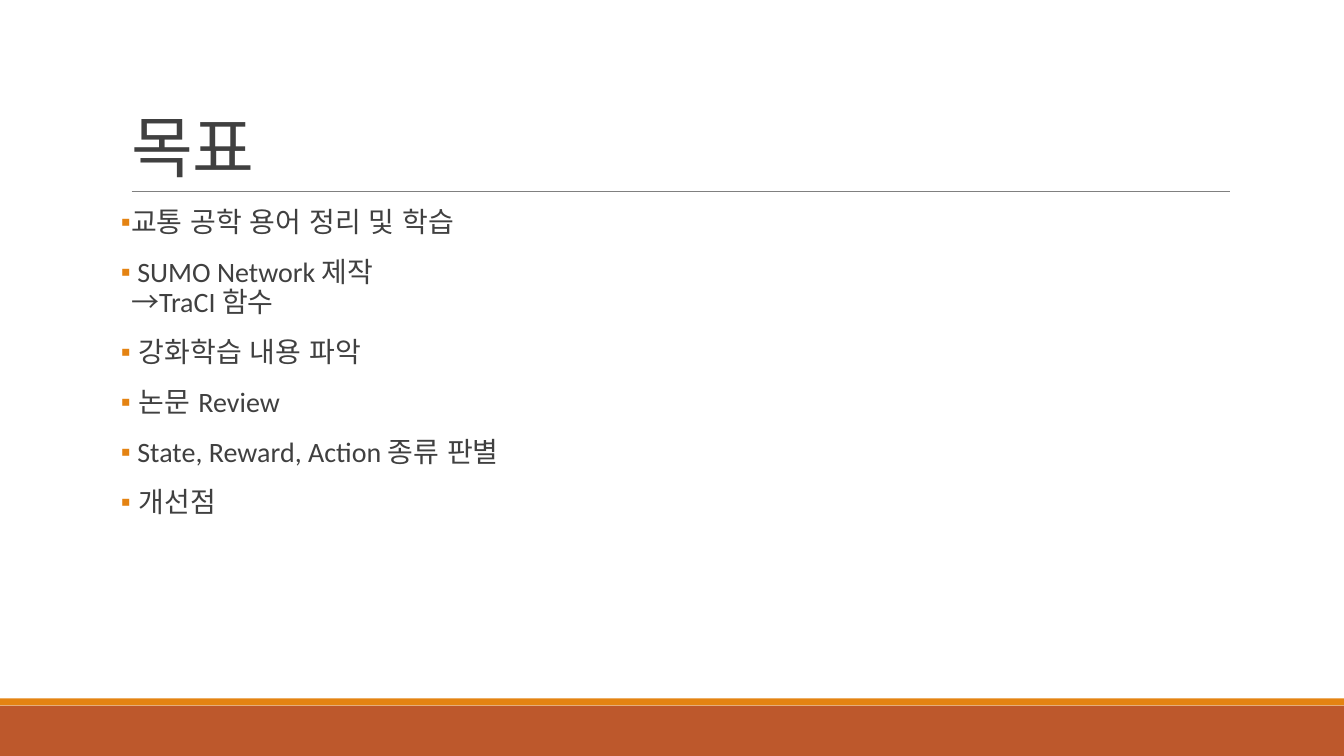
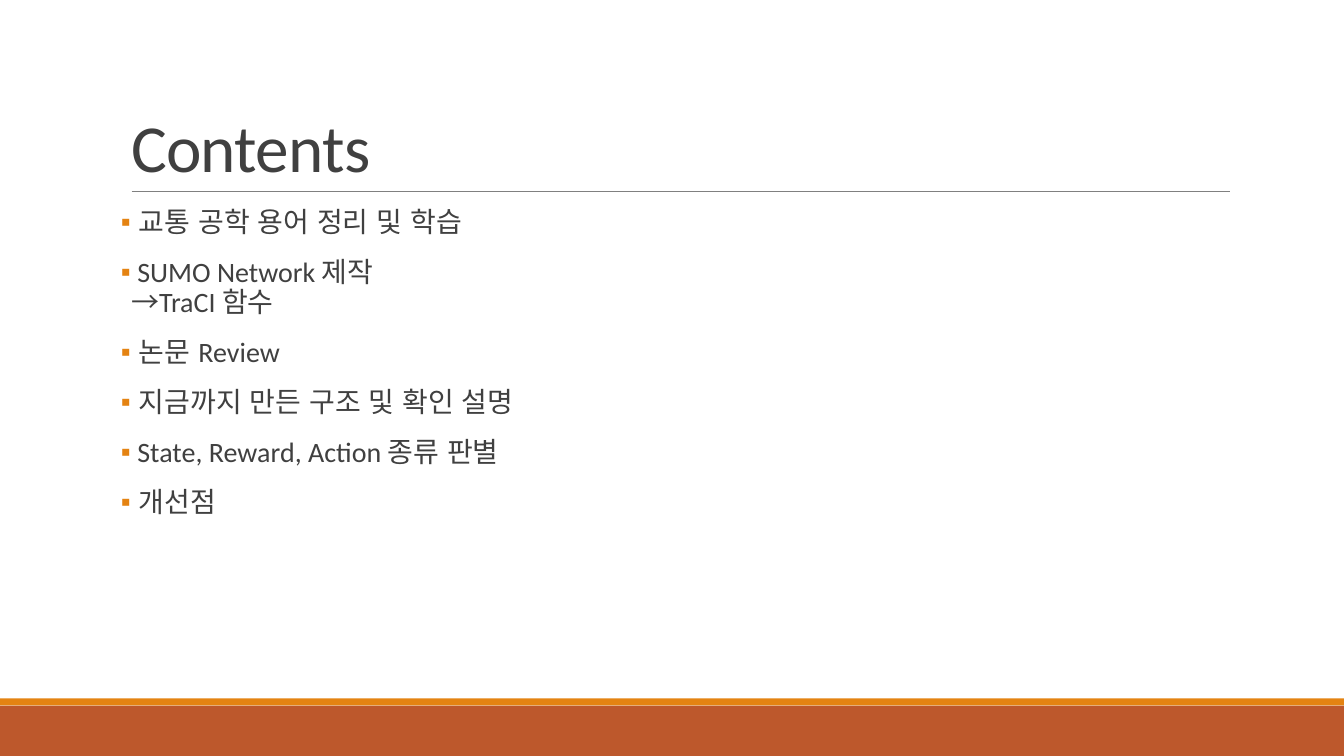
Before and after one commit to 3neutronstar/traffic-optimization_RL, a slide deck: slide 2 of 1st_Seminar(강민수).pptx. Drawn at 1344x756 pixels with LibreOffice and Linux fonts; fonts in the diff are those of the drawing. Boxes give left, top, right and bottom in pixels: in the first picture for what was removed or moved away, otherwise in the second. Text is boxed around its words. In the diff, an @@ line names an element or a change of style, - is before the commit and + after.

```diff
--- a/1st_Seminar(강민수).pptx
+++ b/1st_Seminar(강민수).pptx
@@ title at (x1=131, y1=128, x2=371, y2=173): text changed @@
-목표
+Contents
@@ text at (x1=139, y1=338, x2=361, y2=365): paragraph removed @@
-▪ 강화학습 내용 파악
@@ text at (x1=139, y1=388, x2=514, y2=415): paragraph added @@
+▪ 지금까지 만든 구조 및 확인 설명
```
Also in this commit, not shown: 7 other slides changed.
